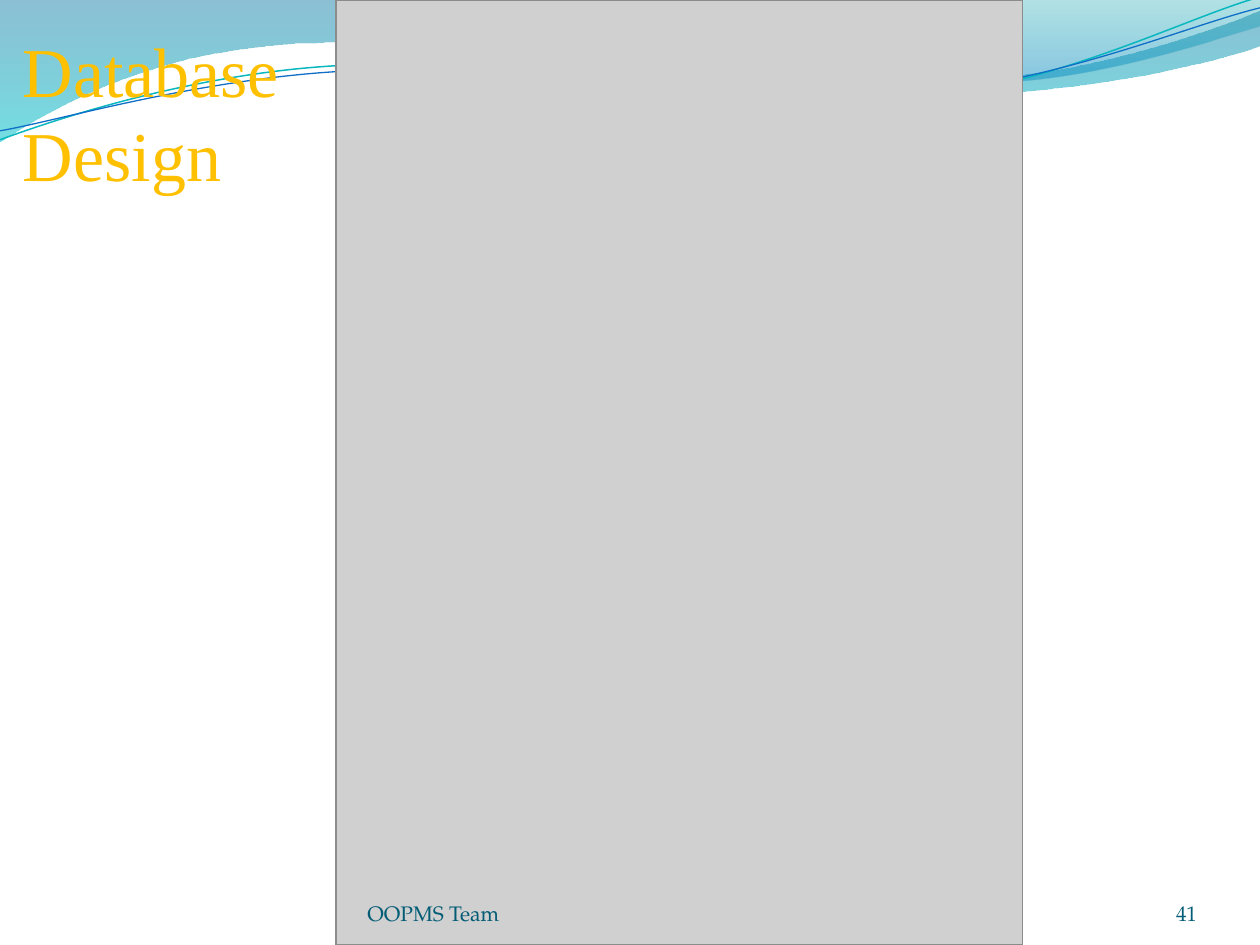
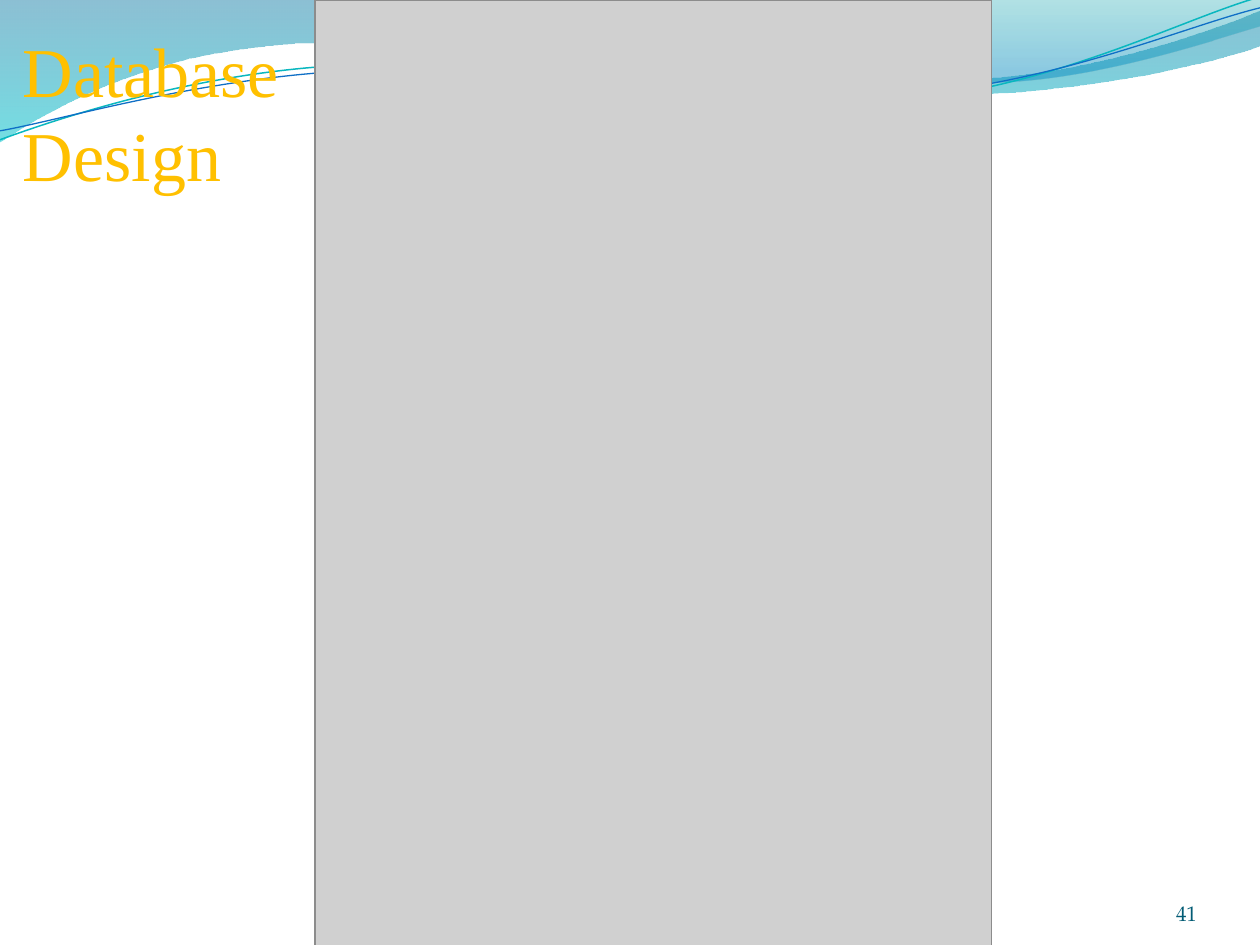
Before and after one commit to gofpattern/oopms, a slide deck: slide 41 of Document/Report/Presentation/OOPMS_Presentation_v1.0.pptx. Drawn at 1260x945 pixels with LibreOffice and Linux fonts; fonts in the diff are those of the drawing; grey boxes stand for pictures; background and template pictures are left out. Boxes give left, top, right and bottom in pixels: in the first picture for what was removed or moved away, otherwise in the second. Text is boxed around its words. In the diff, an @@ line names an element or a change of style, - is before the commit and + after.

```diff
--- a/Document/Report/Presentation/OOPMS_Presentation_v1.0.pptx
+++ b/Document/Report/Presentation/OOPMS_Presentation_v1.0.pptx
@@ picture: place and size @@
-picture at bbox=[336, 0, 1023, 945]
+picture at bbox=[315, 0, 992, 945]
@@ text removed at bbox=[367, 906, 499, 922] @@
-OOPMS Team
```
Also in this commit, not shown: 3 other slides changed, 2 slides added, 1 slide removed.
